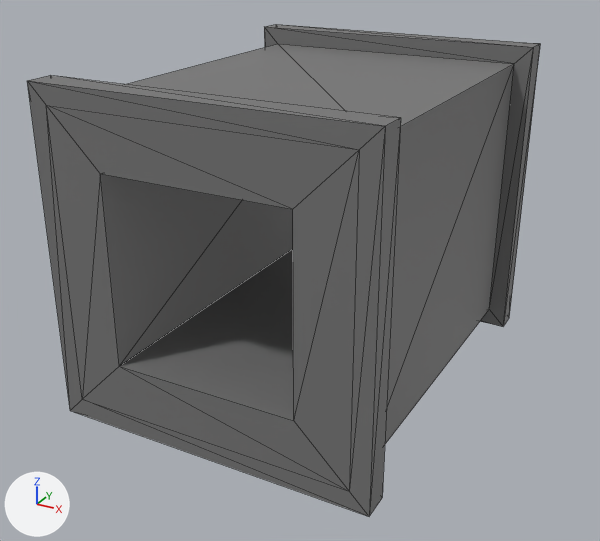
A saved change to the FBX model Assets/Content/wfc_demo_pipes/pipe_cross.fbx.
One viewpoint serves both versions: a 50 mm camera at (0.914, -1.728, 0.722) aimed at (-0.004, -0.059, -0.113). Arrows for +X, +Y and +Z are at lower left; the lights stay in place. The first picture is the older version. Mesh edges are drawn as thin lines. Where no turn or scale is listed for an object, it has been applied to the vertices.

The first picture shows 'tube_cross'.
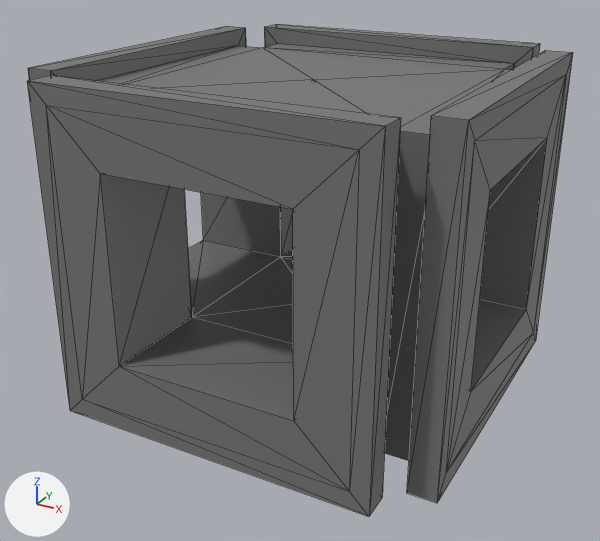
Location of each change, [x1, y1, x2, y2] in pixels of the pictures (600 x 541 px):
'tube_cross', reshaped (6% wider)
    before: [27, 24, 540, 516]
    after: [27, 24, 573, 516]
part 1 of me_cube_003, built on
    before: [100, 44, 514, 444]
    after: [28, 26, 573, 503]

What changed in the scene script:
```text
Change me_cube_003:
    used by ob_tube_cross; location = (0.0, 0.0, 0.0)
    remove me_cube_003.from_pydata(...)  # 40 vertices, 80 faces; spans x -0.395..0.395, y -0.5..0.5, z -0.395..0.395
    add me_cube_003.from_pydata(...)  # 116 vertices, 256 faces; spans x -0.5..0.5, y -0.5..0.5, z -0.395..0.395
    me_cube_003 part 1
    18 faces are deleted
    48 vertices are added at x -0.5..0.5, y -0.395..0.35, z -0.395..0.395
    12 new vertices lie (0.0, 0.7, 0.0) away from vertices in x -0.5..0.5, y -0.35, z -0.35..0.35
    8 new vertices lie (0.0, 0.79, 0.0) away from vertices in x -0.5..0.5, y -0.395, z -0.395..0.395
    8 new vertices lie (0.276, 0.0, 0.0) away from vertices in x -0.5..0.224, y -0.224..0.224, z -0.224..0.224
    194 new faces join them
```
